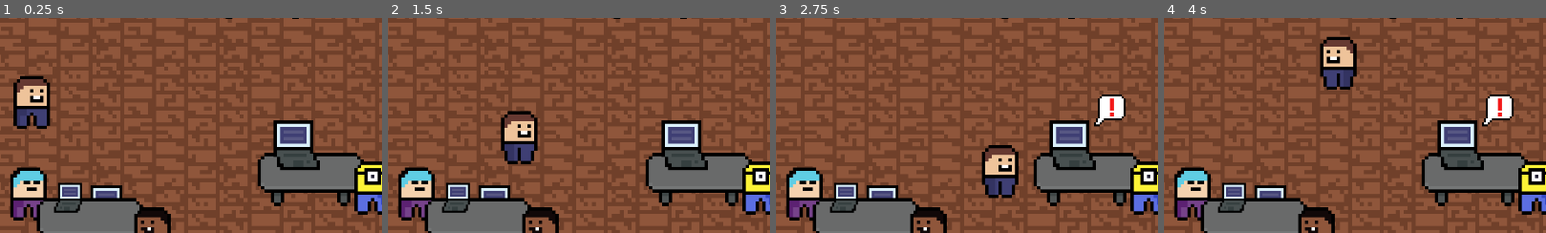
Above: before the commit, frames 1-4 (left to right).
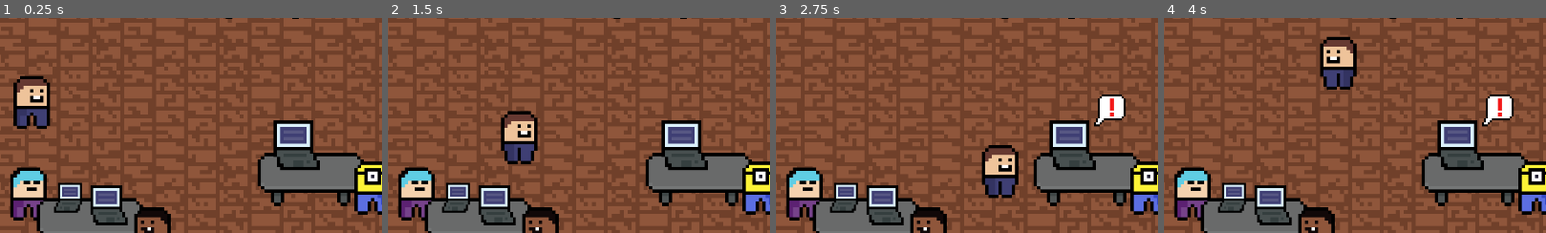
Above: after the commit, the same moments.

Repository: yuwex/bitcamp2025
Game: Godot game, scene res://scenes/game/main.tscn
Same seed, same stepped clock (60 frames per second), same inputs: the game is played once before the commit and once after it. This scene is started directly instead of the project's main scene.
Inputs:
- Up to frame 1 (0.25 s): no input
- Up to frame 2 (1.5 s): tap Enter at 0.5 s; hold D (right) 0.53-1.28 s; tap Space (interact) at 0.6 s; hold S (down) from 1.28 s (still down); tap Shift (sprint) at 1.35 s
- Up to frame 3 (2.75 s): tap Space (interact) at 2, 2.1 s; release S (down) at 2.03 s; hold D (right) from 2.03 s (still down)
- Up to frame 4 (4 s): release D (right) at 2.78 s; hold W (up) 2.78-3.53 s; tap Shift (sprint) at 2.85 s; hold A (left) from 3.53 s (still down); tap Space (interact) at 3.6 s
The pictures show only the part of the screen within x 47-97%, y 40-90%; the shares and areas given below are measured in that part.

The runs differ from the first frame. In frame 1, 1.1% of the frame differs, in the area x 23-34%, y 83-97%; in frame 2, 1.1%; in frame 3, 1.1%; in frame 4, 1.1%.

Commit message:
fix table

Diff:
--- a/project.godot
+++ b/project.godot
@@ -11,7 +11,7 @@
 [application]
 
 config/name="bitcamp2025"
-run/main_scene="uid://vnap5f26wrsa"
+run/main_scene="uid://cbtahsxpm84bl"
 config/features=PackedStringArray("4.4", "GL Compatibility")
 config/icon="res://assets/icon.svg"
 
--- a/scenes/game/main.tscn
+++ b/scenes/game/main.tscn
@@ -276,6 +276,9 @@
 [node name="Table2" parent="Y-Sorted/Decorations" instance=ExtResource("8_lkswk")]
 position = Vector2(33, 189)
 
+[node name="Laptop3" parent="Y-Sorted/Decorations/Table2" instance=ExtResource("10_hwog6")]
+position = Vector2(29, -31)
+
 [node name="Npc3" parent="Y-Sorted/Decorations/Table2" instance=ExtResource("9_ckq83")]
 position = Vector2(92, 14)
 scale = Vector2(-1, 1)
@@ -299,9 +302,6 @@
 rotation = 3.14159
 scale = Vector2(1, -1)
 
-[node name="Laptop" parent="Y-Sorted/Decorations" instance=ExtResource("10_hwog6")]
-position = Vector2(62, 158)
-
 [node name="Statsdisplay" parent="." instance=ExtResource("7_g38uy")]
 z_index = 2
 
